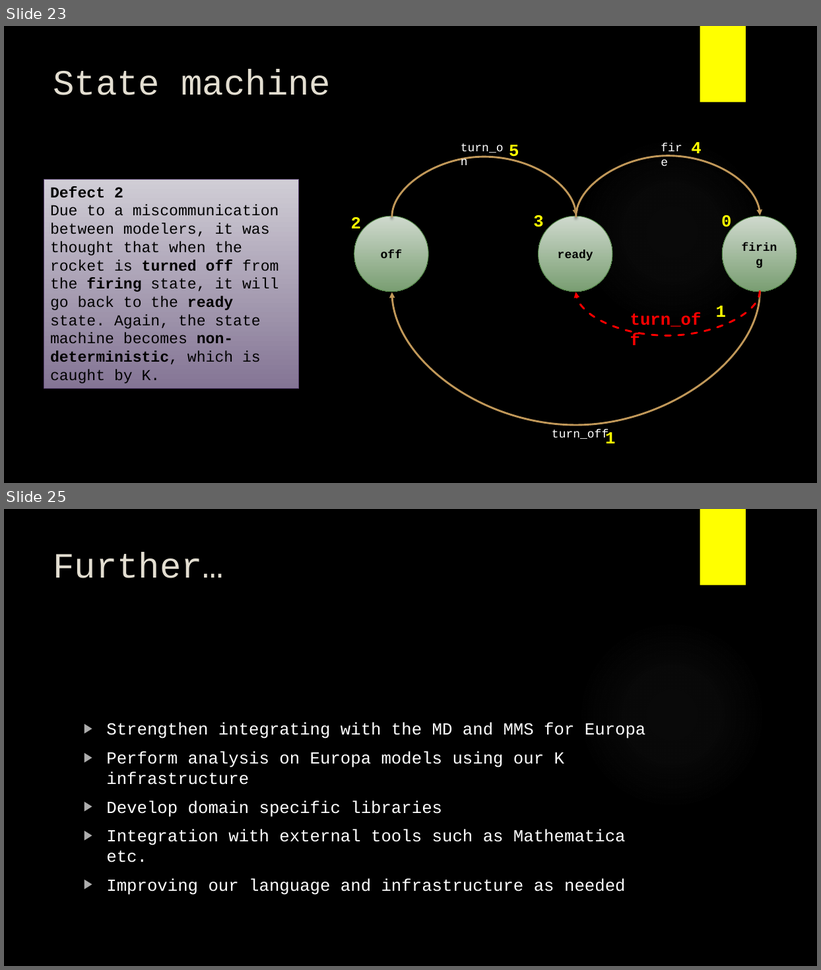
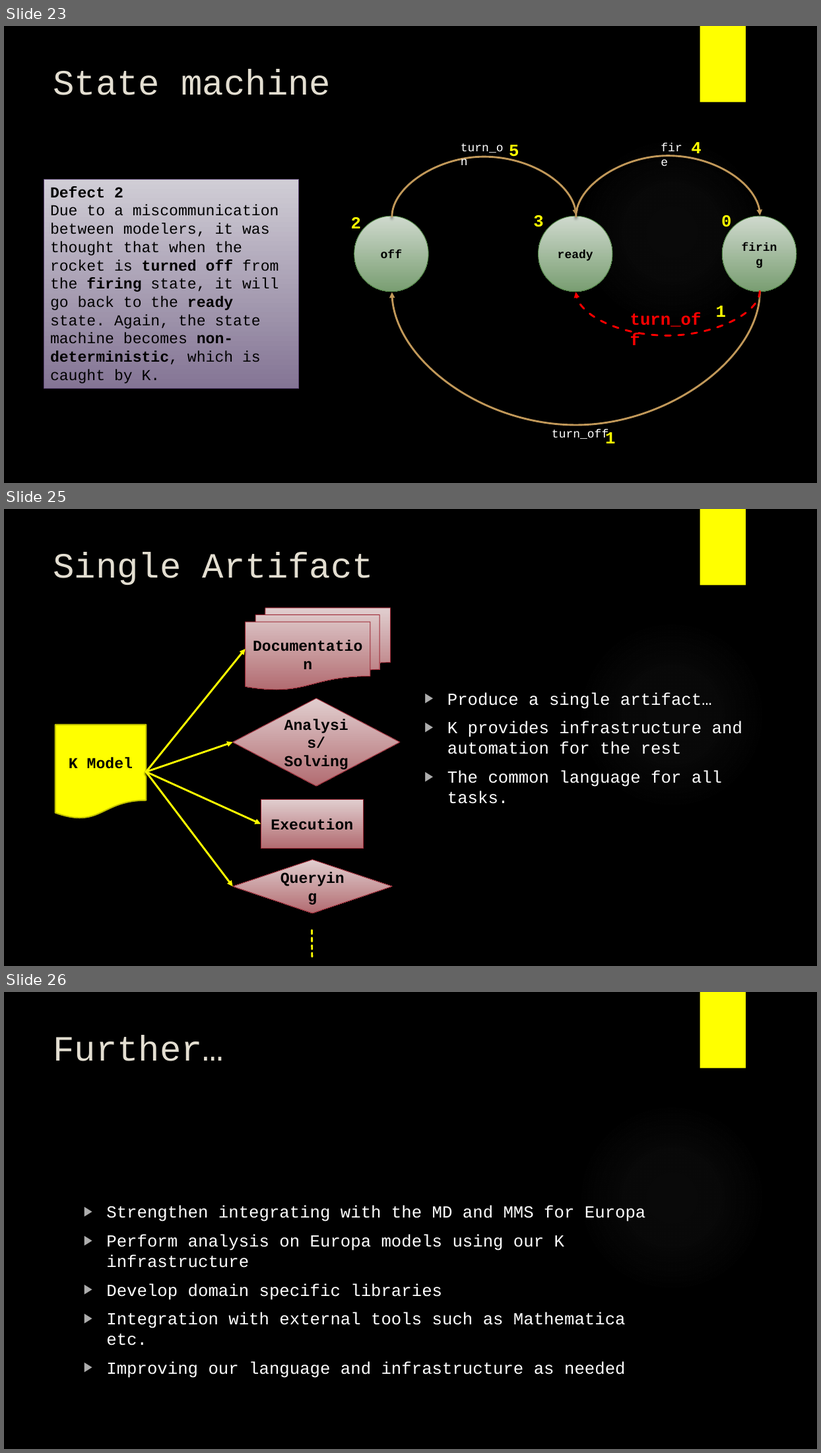
Before and after one commit to Open-MBEE/klang, a slide deck: presentations/K.pptx. Shown one above the other, each under a label of ours: slides 23 and 25 before the commit, slides 23, 25 and 26 after it; the slides between them are not shown. The pictures are 821x970 and 821x1453 pixels, drawn with LibreOffice and Linux fonts; fonts in the diff are those of the drawing; background and template pictures are left out. Boxes give left, top, right and bottom in pixels: in the first picture for what was removed or moved away, otherwise in the second. Text is boxed around its words. In the diff, an @@ line names an element or a change of style, - is before the commit and + after.

```diff
--- a/presentations/K.pptx
+++ b/presentations/K.pptx
@@ slide 25 added at bbox=[4, 509, 817, 966], background picture (left out); not listed: 2 template elements that a slide beside it also shows @@
@@ title added at bbox=[54, 552, 374, 585], 42 pt, text #E3DED1 @@
+Single Artifact
@@ flow chart multidocument added at bbox=[246, 608, 391, 690], fill gradient #E2CECF to #B26C71, outline #9F2936 0.75 pt, 18 pt, text #000000, bold @@
+Documentation
@@ arrow added from (146, 772) to (246, 650), #FFFF00 2.25 pt @@
@@ diamond added at bbox=[233, 698, 400, 787], fill gradient #E2CECF to #B26C71, outline #9F2936 0.75 pt, 18 pt, text #000000, bold @@
+Analysis/Solving
@@ text added at bbox=[448, 692, 743, 804], 20 pt, text #FFFFFF @@
+▶ Produce a single artifact…
+▶ K provides infrastructure and automation for the rest
+▶ The common language for all tasks.
@@ flow chart document added at bbox=[55, 725, 146, 819], fill #FFFF00, outline #BDBD00 1.5 pt, 18 pt, text #000000, bold @@
+K Model
@@ arrow added from (146, 772) to (233, 743), #FFFF00 2.25 pt @@
@@ arrow added from (146, 772) to (261, 824), #FFFF00 2.25 pt @@
@@ arrow added from (146, 772) to (233, 887), #FFFF00 2.25 pt @@
@@ rectangle added at bbox=[261, 800, 363, 850], fill gradient #E2CECF to #B26C71, outline #9F2936 0.75 pt, 18 pt, text #000000, bold @@
+Execution
@@ diamond added at bbox=[233, 859, 392, 914], fill gradient #E2CECF to #B26C71, outline #9F2936 0.75 pt, 18 pt, text #000000, bold @@
+Querying
@@ line added from (312, 931) to (312, 959), #FFFF00 2.25 pt dashed @@
@@ what was slide 25 is now slide 26 @@
```
Also in this commit, not shown: 4 slides changed, 11 other files.
